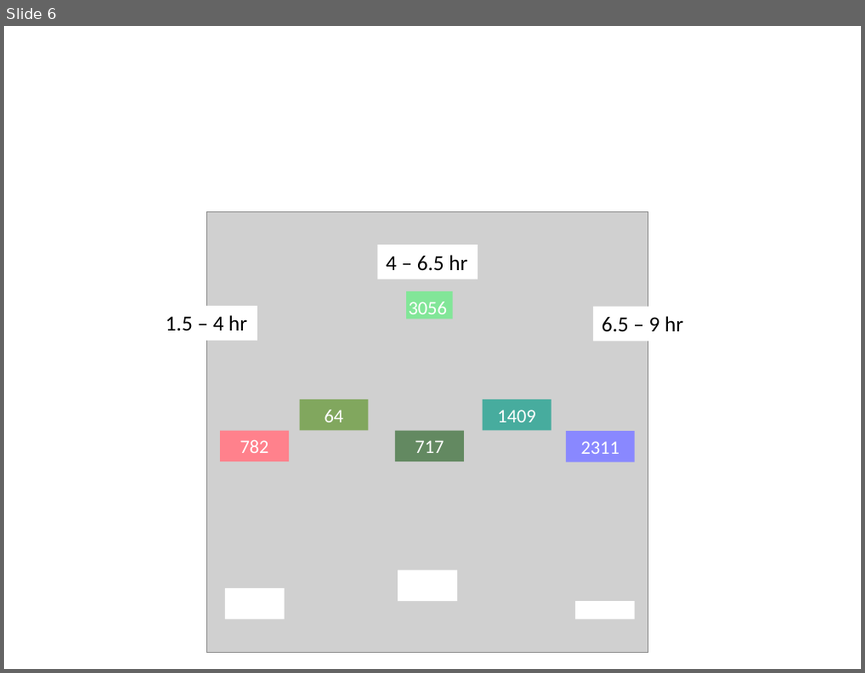
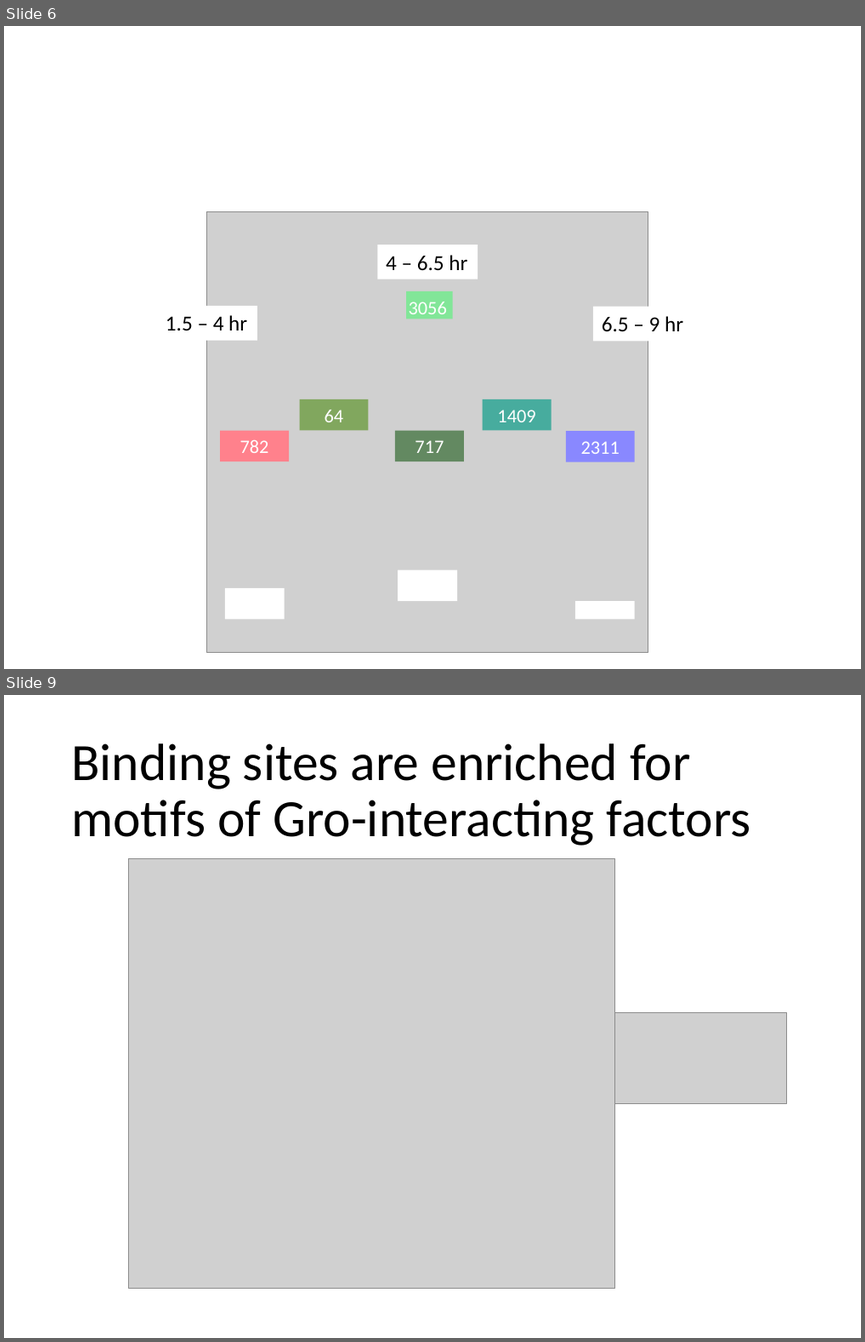
Before and after one commit to mdchambers/dissertation, a slide deck: presentations/defense_unused.pptx. Shown one above the other, each under a label of ours: slide 6 before the commit, slides 6 and 9 after it; the slides between them are not shown. The pictures are 865x673 and 865x1342 pixels, drawn with LibreOffice and Linux fonts; fonts in the diff are those of the drawing; grey boxes stand for pictures. Boxes give left, top, right and bottom in pixels: in the first picture for what was removed or moved away, otherwise in the second. Text is boxed around its words. In the diff, an @@ line names an element or a change of style, - is before the commit and + after.

```diff
--- a/presentations/defense_unused.pptx
+++ b/presentations/defense_unused.pptx
@@ slide 9 added at (4, 695, 861, 1338), background #FFFFFF @@
@@ title added at (71, 743, 751, 845), 44 pt, text #000000 @@
+Binding sites are enriched for motifs of Gro-interacting factors
@@ picture added at (128, 859, 614, 1288) @@
@@ picture added at (615, 1013, 787, 1104) @@
```
Also in this commit, not shown: 9 other slides added, 1 slide removed, 4 other files.
